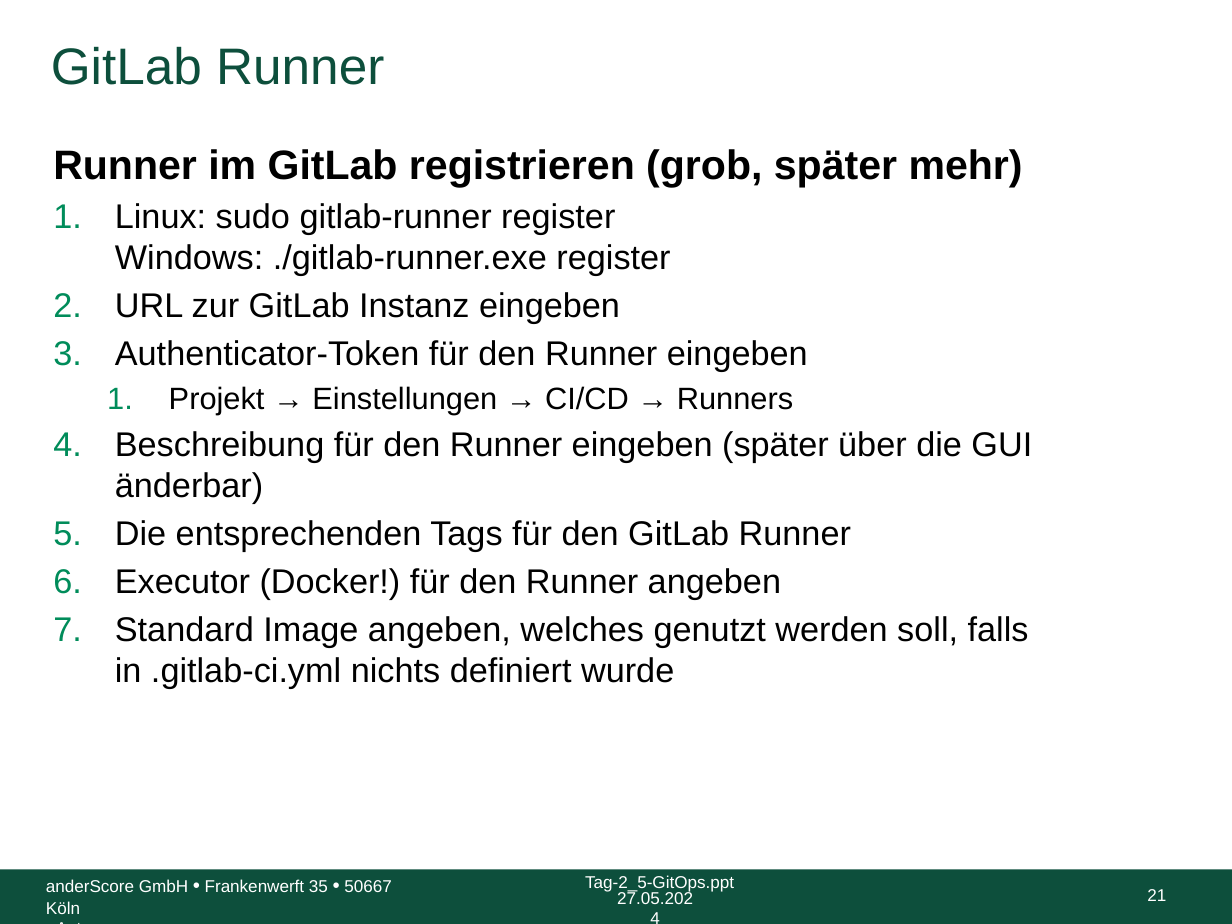
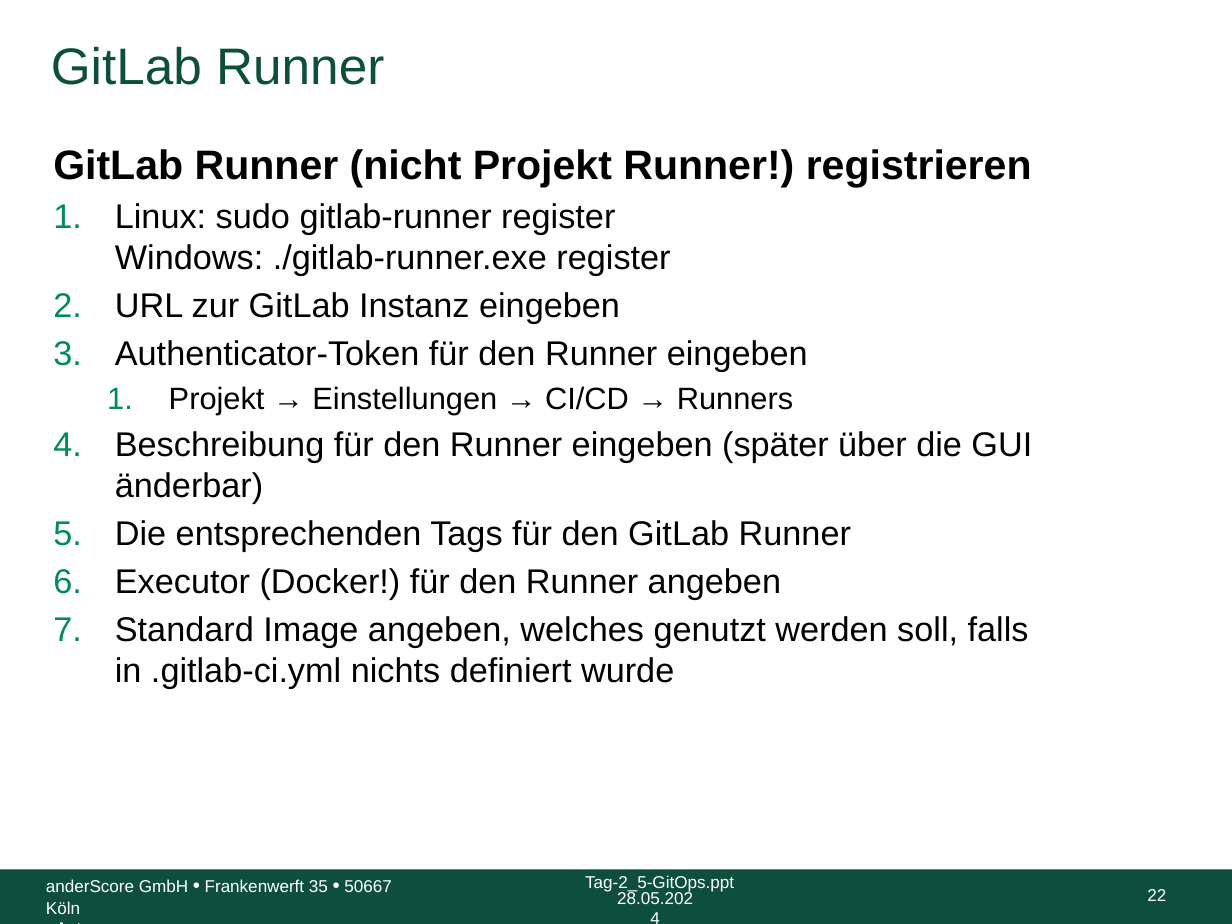
Before and after one commit to anderscore-gmbh/gitlab, a slide deck: slide 22 of slides/Tag-3_2-GitLab-Runner-Container-Registry.pptx (slide 21 before the commit). Drawn at 1232x924 pixels with LibreOffice and Linux fonts; fonts in the diff are those of the drawing; background and template pictures are left out. Boxes give left, top, right and bottom in pixels: in the first picture for what was removed or moved away, otherwise in the second. Text is boxed around its words. In the diff, an @@ line names an element or a change of style, - is before the commit and + after.

Commit message:
Tag-3_2: Neues Projekt sowie neue Pipeline erstellen.

```diff
--- a/slides/Tag-3_2-GitLab-Runner-Container-Registry.pptx
+++ b/slides/Tag-3_2-GitLab-Runner-Container-Registry.pptx
@@ text at (53, 149, 1032, 187): text changed @@
-Runner im GitLab registrieren (grob, später mehr)
+GitLab Runner (nicht Projekt Runner!) registrieren
@@ text at (617, 890, 693, 904): text changed @@
-27.05.2024
+28.05.2024
@@ page number at (1147, 889, 1166, 901): text changed @@
-21
+22
```
Also in this commit, not shown: 27 other slides changed, 8 slides added, 1 other file.
